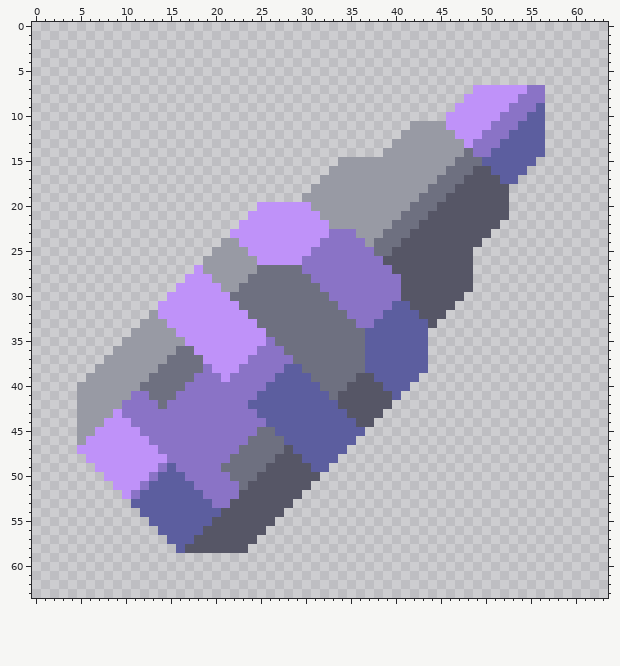
Two states of a pixel-art sprite, assets/sprites/icons/icon-bullet-heavy-thorium.png. This is how it looked before the edit.
The file is 64x64 pixels.
New version:
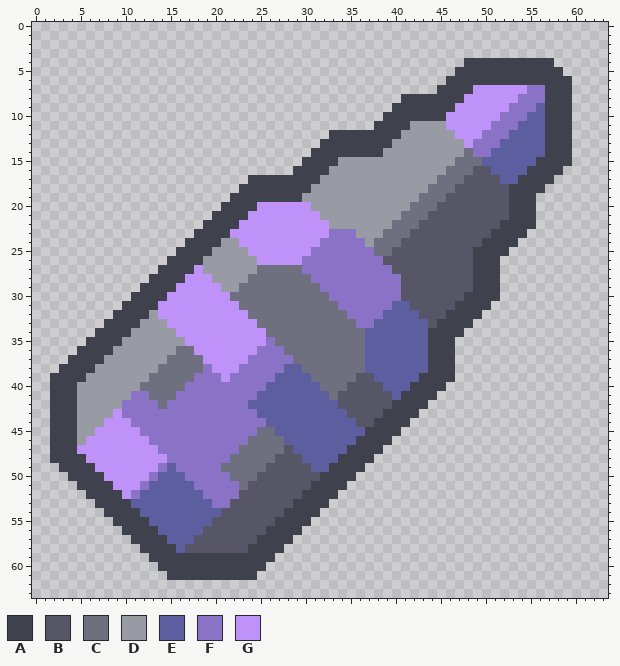
Palette (. is transparent): A #3f424d  B #565666  C #6e7080  D #989aa4  E #5c5e9f  F #8a73c6  G #bf92f9
Changes in this commit:
@@ x 0..63 @@
  3 ................................................................
- 4 ................................................................
- 5 ................................................................
- 6 ................................................................
- 7 .................................................GGGGGGFF.......
- 8 ................................................GGGGGGFFF.......
- 9 ...............................................GGGGGGFFFE.......
-10 ..............................................GGGGGGFFFEE.......
-11 ..........................................DDDDGGGGGFFFEEE.......
-12 .........................................DDDDDDGGGFFFEEEE.......
-13 ........................................DDDDDDDDGFFFEEEEE.......
-14 .......................................DDDDDDDDDCFFEEEEEE.......
-15 ..................................DDDDDDDDDDDDDCCCEEEEEE........
-16 .................................DDDDDDDDDDDDDCCCBBEEEE.........
-17 ................................DDDDDDDDDDDDDCCCBBBBEE..........
-18 ...............................DDDDDDDDDDDDDCCCBBBBBB...........
-19 ..............................DDDDDDDDDDDDDCCCBBBBBBB...........
-20 .........................GGGGGGDDDDDDDDDDDCCCBBBBBBBB...........
-21 ........................GGGGGGGGDDDDDDDDDCCCBBBBBBBBB...........
-22 .......................GGGGGGGGGGDDDDDDDCCCBBBBBBBBB............
-23 ......................GGGGGGGGGGGFFFDDDCCCBBBBBBBBB.............
-24 .....................DDGGGGGGGGGFFFFFDCCCBBBBBBBBB..............
-25 ....................DDDDGGGGGGGFFFFFFFCCBBBBBBBBB...............
-26 ...................DDDDDDGGGGGFFFFFFFFFBBBBBBBBBB...............
-27 ..................GDDDDDDCCCCCFFFFFFFFFFBBBBBBBBB...............
-28 .................GGGDDDDCCCCCCCFFFFFFFFFFBBBBBBBB...............
-29 ................GGGGGDDCCCCCCCCCFFFFFFFFFBBBBBBBB...............
-30 ...............GGGGGGGCCCCCCCCCCCFFFFFFFFBBBBBBB................
-31 ..............GGGGGGGGGCCCCCCCCCCCFFFFFFEEBBBBB.................
-32 .............DGGGGGGGGGGCCCCCCCCCCCFFFFEEEEBBB..................
-33 ............DDDGGGGGGGGGGCCCCCCCCCCCFFEEEEEEB...................
-34 ...........DDDDDGGGGGGGGGGCCCCCCCCCCCEEEEEEE....................
-35 ..........DDDDDDDGGGGGGGGGFCCCCCCCCCCEEEEEEE....................
-36 .........DDDDDDDCCGGGGGGGFFFCCCCCCCCCEEEEEEE....................
-37 ........DDDDDDDCCCCGGGGGFFFFFCCCCCCCCEEEEEEE....................
-38 .......DDDDDDDCCCCCFGGGFFFFFEECCCCCCCEEEEEEE....................
-39 ......DDDDDDDCCCCCFFFGFFFFFEEEECCCCCBBEEEEE.....................
-40 .....DDDDDDDCCCCCFFFFFFFFFEEEEEECCCBBBBEEE......................
-41 .....DDDDDDFFCCCFFFFFFFFFEEEEEEEECBBBBBBE.......................
-42 .....DDDDDFFFFCFFFFFFFFFEEEEEEEEEEBBBBBB........................
-43 .....DDDDGFFFFFFFFFFFFFFFEEEEEEEEEEBBBB.........................
-44 .....DDDGGGFFFFFFFFFFFFFFFEEEEEEEEEEBB..........................
-45 .....DDGGGGGFFFFFFFFFFFFFCCEEEEEEEEEE...........................
-46 .....DGGGGGGGFFFFFFFFFFFCCCCEEEEEEEE............................
-47 .....GGGGGGGGGFFFFFFFFFCCCCCBEEEEEE.............................
-48 ......GGGGGGGGGFFFFFFFCCCCCBBBEEEE..............................
-49 .......GGGGGGGFEFFFFFCCCCCBBBBBEE...............................
-50 ........GGGGGFEEEFFFFFCCCBBBBBBB................................
-51 .........GGGFEEEEEFFFFFCBBBBBBB.................................
-52 ..........GFEEEEEEEFFFFBBBBBBB..................................
-53 ...........EEEEEEEEEFFBBBBBBB...................................
-54 ............EEEEEEEEEBBBBBBB....................................
-55 .............EEEEEEEBBBBBBB.....................................
-56 ..............EEEEEBBBBBBB......................................
-57 ...............EEEBBBBBBB.......................................
-58 ................EBBBBBBB........................................
-59 ................................................................
-60 ................................................................
-61 ................................................................
+ 4 ................................................AAAAAAAAAA......
+ 5 ...............................................AAAAAAAAAAAA.....
+ 6 ..............................................AAAAAAAAAAAAAA....
+ 7 .............................................AAAAGGGGGGFFAAA....
+ 8 .........................................AAAAAAAGGGGGGFFFAAA....
+ 9 ........................................AAAAAAAGGGGGGFFFEAAA....
+10 .......................................AAAAAAAGGGGGGFFFEEAAA....
+11 ......................................AAAADDDDGGGGGFFFEEEAAA....
+12 .................................AAAAAAAADDDDDDGGGFFFEEEEAAA....
+13 ................................AAAAAAAADDDDDDDDGFFFEEEEEAAA....
+14 ...............................AAAAAAAADDDDDDDDDCFFEEEEEEAAA....
+15 ..............................AAAADDDDDDDDDDDDDCCCEEEEEEAAAA....
+16 .............................AAAADDDDDDDDDDDDDCCCBBEEEEAAAA.....
+17 ........................AAAAAAAADDDDDDDDDDDDDCCCBBBBEEAAAA......
+18 .......................AAAAAAAADDDDDDDDDDDDDCCCBBBBBBAAAA.......
+19 ......................AAAAAAAADDDDDDDDDDDDDCCCBBBBBBBAAA........
+20 .....................AAAAGGGGGGDDDDDDDDDDDCCCBBBBBBBBAAA........
+21 ....................AAAAGGGGGGGGDDDDDDDDDCCCBBBBBBBBBAAA........
+22 ...................AAAAGGGGGGGGGGDDDDDDDCCCBBBBBBBBBAAAA........
+23 ..................AAAAGGGGGGGGGGGFFFDDDCCCBBBBBBBBBAAAA.........
+24 .................AAAADDGGGGGGGGGFFFFFDCCCBBBBBBBBBAAAA..........
+25 ................AAAADDDDGGGGGGGFFFFFFFCCBBBBBBBBBAAAA...........
+26 ...............AAAADDDDDDGGGGGFFFFFFFFFBBBBBBBBBBAAA............
+27 ..............AAAAGDDDDDDCCCCCFFFFFFFFFFBBBBBBBBBAAA............
+28 .............AAAAGGGDDDDCCCCCCCFFFFFFFFFFBBBBBBBBAAA............
+29 ............AAAAGGGGGDDCCCCCCCCCFFFFFFFFFBBBBBBBBAAA............
+30 ...........AAAAGGGGGGGCCCCCCCCCCCFFFFFFFFBBBBBBBAAAA............
+31 ..........AAAAGGGGGGGGGCCCCCCCCCCCFFFFFFEEBBBBBAAAA.............
+32 .........AAAADGGGGGGGGGGCCCCCCCCCCCFFFFEEEEBBBAAAA..............
+33 ........AAAADDDGGGGGGGGGGCCCCCCCCCCCFFEEEEEEBAAAA...............
+34 .......AAAADDDDDGGGGGGGGGGCCCCCCCCCCCEEEEEEEAAAA................
+35 ......AAAADDDDDDDGGGGGGGGGFCCCCCCCCCCEEEEEEEAAA.................
+36 .....AAAADDDDDDDCCGGGGGGGFFFCCCCCCCCCEEEEEEEAAA.................
+37 ....AAAADDDDDDDCCCCGGGGGFFFFFCCCCCCCCEEEEEEEAAA.................
+38 ...AAAADDDDDDDCCCCCFGGGFFFFFEECCCCCCCEEEEEEEAAA.................
+39 ..AAAADDDDDDDCCCCCFFFGFFFFFEEEECCCCCBBEEEEEAAAA.................
+40 ..AAADDDDDDDCCCCCFFFFFFFFFEEEEEECCCBBBBEEEAAAA..................
+41 ..AAADDDDDDFFCCCFFFFFFFFFEEEEEEEECBBBBBBEAAAA...................
+42 ..AAADDDDDFFFFCFFFFFFFFFEEEEEEEEEEBBBBBBAAAA....................
+43 ..AAADDDDGFFFFFFFFFFFFFFFEEEEEEEEEEBBBBAAAA.....................
+44 ..AAADDDGGGFFFFFFFFFFFFFFFEEEEEEEEEEBBAAAA......................
+45 ..AAADDGGGGGFFFFFFFFFFFFFCCEEEEEEEEEEAAAA.......................
+46 ..AAADGGGGGGGFFFFFFFFFFFCCCCEEEEEEEEAAAA........................
+47 ..AAAGGGGGGGGGFFFFFFFFFCCCCCBEEEEEEAAAA.........................
+48 ..AAAAGGGGGGGGGFFFFFFFCCCCCBBBEEEEAAAA..........................
+49 ...AAAAGGGGGGGFEFFFFFCCCCCBBBBBEEAAAA...........................
+50 ....AAAAGGGGGFEEEFFFFFCCCBBBBBBBAAAA............................
+51 .....AAAAGGGFEEEEEFFFFFCBBBBBBBAAAA.............................
+52 ......AAAAGFEEEEEEEFFFFBBBBBBBAAAA..............................
+53 .......AAAAEEEEEEEEEFFBBBBBBBAAAA...............................
+54 ........AAAAEEEEEEEEEBBBBBBBAAAA................................
+55 .........AAAAEEEEEEEBBBBBBBAAAA.................................
+56 ..........AAAAEEEEEBBBBBBBAAAA..................................
+57 ...........AAAAEEEBBBBBBBAAAA...................................
+58 ............AAAAEBBBBBBBAAAA....................................
+59 .............AAAAAAAAAAAAAA.....................................
+60 ..............AAAAAAAAAAAA......................................
+61 ...............AAAAAAAAAA.......................................
 62 ................................................................
Pixel boxes of the changes (left, top, right, bottom) in both pictures:
added: (50, 58, 572, 580)
